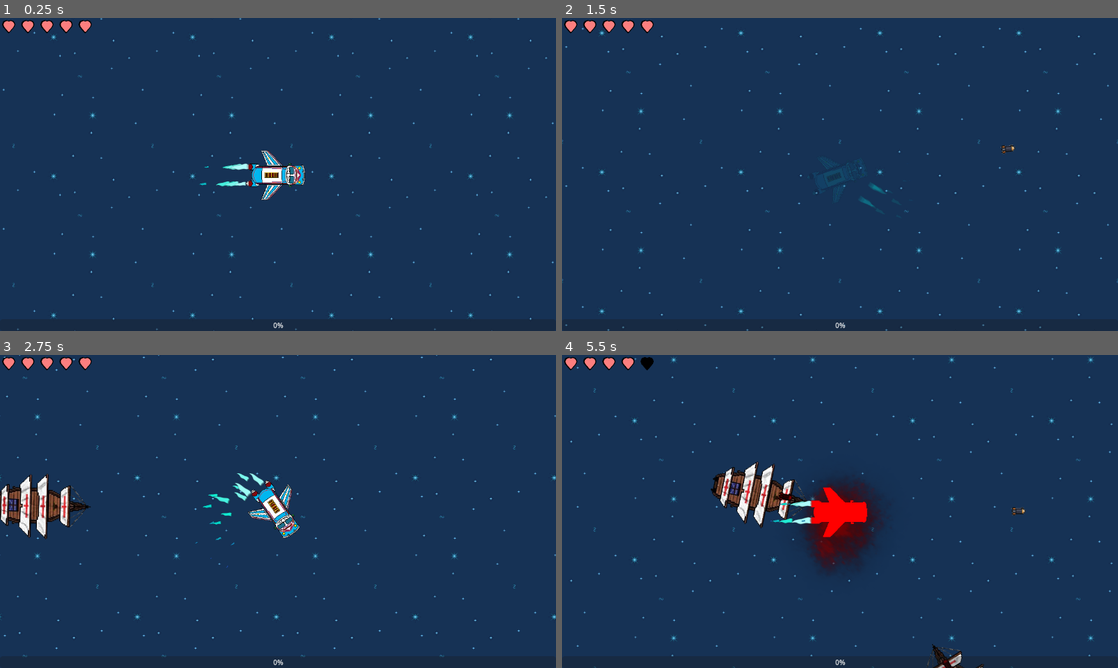
Above: before the commit, frames 1-4 (two rows, left to right).
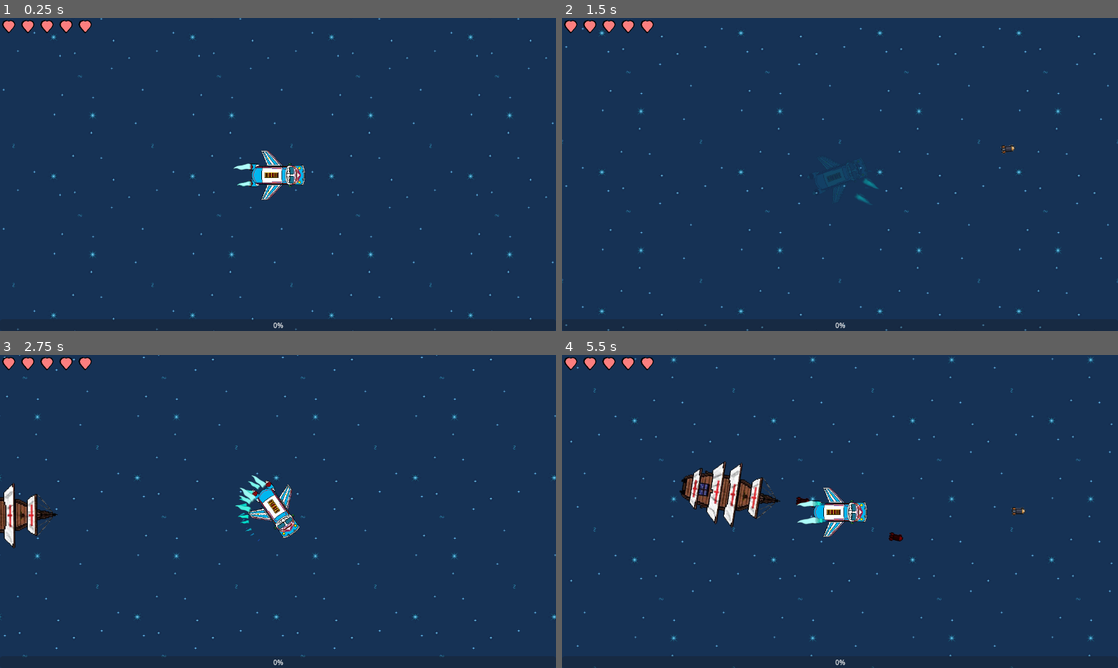
Above: after the commit, the same moments.

Repository: Ignawesome/neon-genesis-beto
Game: Godot game, scene res://escenas/mundo.tscn
Same seed, same stepped clock (60 frames per second), same inputs: the game is played once before the commit and once after it.
Inputs (mouse positions are in pixels of both pictures, inside the frame that each line leads up to):
- Up to frame 1 (0.25 s): no input
- Up to frame 2 (1.5 s): move the mouse to (962, 158) at 0.52 s; press the mouse at (962, 158) at 0.53 s; hold D (derecha) 0.53-1.28 s; move the mouse to (728, 190) at 1.27 s; release the mouse at (728, 190) at 1.28 s; hold S (abajo) from 1.28 s (still down); tap Space (esquivar) at 1.35 s
- Up to frame 3 (2.75 s): move the mouse to (333, 442) at 2.02 s; release S (abajo) at 2.03 s; hold D (derecha) from 2.03 s (still down); hold E (ulti) from 2.03 s (still down)
- Up to frame 4 (5.5 s): move the mouse to (812, 574) at 2.77 s; release D (derecha) at 2.78 s; release E (ulti) at 2.78 s; hold W (arriba) 2.78-3.53 s; click (812, 574) at 2.85 s; move the mouse to (1006, 558) at 3.52 s; hold Space (esquivar) 3.53-4.28 s; hold A (izquierda) 3.53-5.03 s; move the mouse to (673, 464) at 4.27 s; tap E (ulti) at 4.35 s; move the mouse to (867, 511) at 5.02 s; press the mouse at (867, 511) at 5.03 s; hold S (abajo) from 5.03 s (still down)

The runs differ from the first frame. In frame 1, 0.1% of the frame differs, in the area x 35-46%, y 46-54%; in frame 2, less than 0.1%; in frame 3, 2.4%; in frame 4, 6.1%, in the area x 14-76%, y 0-100%.

Commit message:
Implementar el sistema de oleadas y ajustar la configuración de enemigos. Agregue musica y las particulas de la nave ahora dependen de la velocidad

Diff:
--- a/default_bus_layout.tres
+++ b/default_bus_layout.tres
@@ -6,7 +6,7 @@
 bus/1/solo = false
 bus/1/mute = false
 bus/1/bypass_fx = false
-bus/1/volume_db = 0.0
+bus/1/volume_db = -5.625
 bus/1/send = &"Master"
 bus/2/name = &"SFX"
 bus/2/solo = false
--- a/escenas/enemigos/contenedor_enemigos.tscn
+++ b/escenas/enemigos/contenedor_enemigos.tscn
@@ -3,9 +3,11 @@
 [ext_resource type="Script" uid="uid://dx7l18jqwhsm" path="res://scripts/contenedor_enemigos.gd" id="1_kq2r1"]
 [ext_resource type="PackedScene" uid="uid://chdb6ur4yk4xe" path="res://escenas/enemigos/barco_ingles.tscn" id="2_j5340"]
 
-[node name="ContenedorEnemigos" type="Node2D" unique_id=1482795191]
+[node name="ContenedorEnemigos" type="Node2D" unique_id=1482795191 node_paths=PackedStringArray("timer_spawn_enemigo", "timer_tasa_enemigos")]
 script = ExtResource("1_kq2r1")
 enemigos = Array[PackedScene]([ExtResource("2_j5340")])
+timer_spawn_enemigo = NodePath("TimerSpawnEnemigo")
+timer_tasa_enemigos = NodePath("TimerTasaEnemigos")
 tiempo_aumento_enemigos = 60
 
 [node name="TimerSpawnEnemigo" type="Timer" parent="." unique_id=1207172667]
--- a/escenas/jugador/jugador.gd
+++ b/escenas/jugador/jugador.gd
@@ -11,7 +11,7 @@
 # ==============================================================================
 
 # Movimiento
-var velocidad_actual: float = 0.0 ## Velocidad horizontal/vertical basev
+var velocidad_actual: float = 0.0: set = al_cambiar_velocidad ## Velocidad horizontal/vertical basev
 var muriendo: bool = false
 
 @export var aceleración: float = 600.0
@@ -50,6 +50,8 @@
 @export var next_lvl_bar: ProgressBar
 @export var animation_player: AnimationPlayer
 
+@export var motor_1: CPUParticles2D
+@export var motor_2: CPUParticles2D
 
 # ==============================================================================
 # SISTEMA DE NIVELACIÓN Y ESTADÍSTICAS
@@ -316,3 +318,29 @@
 
 	# Aquí podrías rotar el sprite del misil para que apunte a la dirección
 	# nuevo_misil.rotation = direccion_de_disparo.angle()
+
+
+func al_cambiar_velocidad(nueva_velocidad: float) -> void:
+	if not is_node_ready():
+		await ready
+
+	velocidad_actual = nueva_velocidad
+
+	# Usamos clampf() por seguridad, para asegurar que la proporción NUNCA
+	# se pase de 1.0 o baje de 0.0, incluso si el colectivo recibe un empuje extra.
+	var proporcion: float = clampf(velocidad_actual / velocidad_maxima, 0.0, 1.0)
+
+	var min_velocity_at_max_speed := 160.0
+	var max_velocity_at_max_speed := 440.0
+
+	# Calculamos los valores usando lerp().
+	# Cuando proporcion es 0.0, devuelve 1.0. Cuando es 1.0, devuelve la velocidad máxima.
+	var calc_min = lerp(1.0, min_velocity_at_max_speed, proporcion)
+	var calc_max = lerp(1.0, max_velocity_at_max_speed, proporcion)
+
+	# Aplicamos los cálculos a los motores
+	motor_1.initial_velocity_min = calc_min
+	motor_1.initial_velocity_max = calc_max
+
+	motor_2.initial_velocity_min = calc_min
+	motor_2.initial_velocity_max = calc_max
--- a/escenas/jugador/jugador.tscn
+++ b/escenas/jugador/jugador.tscn
@@ -11,6 +11,7 @@
 [ext_resource type="Texture2D" uid="uid://gn7ay2yc1jv5" path="res://assets/particulas/fire_01.png" id="8_mnegl"]
 [ext_resource type="Script" uid="uid://bg6lns8xsld3m" path="res://escenas/jugador/iman.gd" id="9_mnegl"]
 [ext_resource type="Texture2D" uid="uid://crqo1kmpq7ro8" path="res://assets/particulas/flame_05.png" id="10_j2gbx"]
+[ext_resource type="Texture2D" uid="uid://c8pem7d287sd4" path="res://assets/particulas/circle_05.png" id="12_y8cwd"]
 
 [sub_resource type="CapsuleShape2D" id="CapsuleShape2D_opouk"]
 radius = 21.0
@@ -256,7 +257,7 @@
 offsets = PackedFloat32Array(0.0016611295, 0.5199336, 1)
 colors = PackedColorArray(0.7529412, 1, 1, 1, 0, 0.9184935, 0.8071811, 1, 0.13330114, 0.22413787, 0.63382185, 1)
 
-[node name="Jugador" type="CharacterBody2D" unique_id=1183311057 node_paths=PackedStringArray("sonido_disparo", "sonido_level_up", "sonido_dañado", "sonido_explosion", "collision_shape_2d", "timer_misil", "sprite_normal", "sprite_roto", "next_lvl_bar", "animation_player")]
+[node name="Jugador" type="CharacterBody2D" unique_id=1183311057 node_paths=PackedStringArray("sonido_disparo", "sonido_level_up", "sonido_dañado", "sonido_explosion", "collision_shape_2d", "timer_misil", "sprite_normal", "sprite_roto", "next_lvl_bar", "animation_player", "motor_1", "motor_2")]
 collision_mask = 28
 script = ExtResource("1_vquro")
 velocidad_de_giro = 5.0
@@ -274,6 +275,8 @@
 sprite_roto = NodePath("SpriteRoto")
 next_lvl_bar = NodePath("CanvasLayer/NextLvlBar")
 animation_player = NodePath("AnimationPlayer")
+motor_1 = NodePath("CPUParticles2D")
+motor_2 = NodePath("CPUParticles2D2")
 
 [node name="SpriteNormal" type="Sprite2D" parent="." unique_id=1079429370]
 texture_filter = 1
@@ -388,4 +391,11 @@
 grow_horizontal = 2
 grow_vertical = 0
 
+[node name="Sprite2D" type="Sprite2D" parent="." unique_id=2052600274]
+visible = false
+modulate = Color(1, 0.7607843, 0.4117647, 1)
+show_behind_parent = true
+scale = Vector2(0.63, 0.63)
+texture = ExtResource("12_y8cwd")
+
 [connection signal="area_entered" from="Iman" to="Iman" method="_on_area_entered"]
--- a/escenas/mundo.tscn
+++ b/escenas/mundo.tscn
@@ -2,11 +2,14 @@
 
 [ext_resource type="Script" uid="uid://cpo3lyut1s2y4" path="res://escenas/mundo.gd" id="1_4vydk"]
 [ext_resource type="PackedScene" uid="uid://j5rqe0nhurgb" path="res://escenas/jugador/jugador.tscn" id="1_cdbbl"]
+[ext_resource type="Script" uid="uid://ce8u76sb5a75s" path="res://escenas/oleada_manager.gd" id="2_jcqeh"]
 [ext_resource type="Shader" uid="uid://lhfrlec3beob" path="res://escenas/estrellas.gdshader" id="2_kpmgh"]
 [ext_resource type="Texture2D" uid="uid://mqg3cdjl46g4" path="res://assets/Background_Stars-0001.png" id="3_6r2j4"]
+[ext_resource type="PackedScene" uid="uid://chdb6ur4yk4xe" path="res://escenas/enemigos/barco_ingles.tscn" id="3_kckb2"]
 [ext_resource type="Texture2D" uid="uid://bpi74uh5lhie6" path="res://assets/Background_Space-0001.png" id="3_mb57o"]
 [ext_resource type="Texture2D" uid="uid://2te4fsbbudjd" path="res://assets/Background_Nebula-0002.png" id="4_jh10v"]
 [ext_resource type="PackedScene" uid="uid://tnju06m5ruxw" path="res://escenas/interfaz/ranura_corazon.tscn" id="4_v12yk"]
+[ext_resource type="AudioStream" uid="uid://ctn1rg55eutdd" path="res://assets/audio/musica/capitan-beto.wav" id="12_kckb2"]
 [ext_resource type="Script" uid="uid://bmtn1254p4yj5" path="res://escenas/capa_pausa.gd" id="15_ry7fl"]
 [ext_resource type="PackedScene" uid="uid://ct3ni84jfra4u" path="res://escenas/enemigos/contenedor_enemigos.tscn" id="16_5bxjq"]
 
@@ -51,8 +54,19 @@
 outline_size = 29
 outline_color = Color(0, 0, 0, 1)
 
+[sub_resource type="AudioStreamInteractive" id="AudioStreamInteractive_kckb2"]
+clip_count = 1
+clip_0/name = &"Capitan Beto"
+clip_0/stream = ExtResource("12_kckb2")
+clip_0/auto_advance = 0
+
 [node name="Mundo" type="Node" unique_id=213590412]
 script = ExtResource("1_4vydk")
+
+[node name="OleadaManager" type="Node" parent="." unique_id=1370247623 node_paths=PackedStringArray("contenedor")]
+script = ExtResource("2_jcqeh")
+contenedor = NodePath("../ContenedorEnemigos")
+barco_ingles = ExtResource("3_kckb2")
 
 [node name="FondoEscenario" type="Node2D" parent="." unique_id=1747902482]
 position = Vector2(0, 6)
@@ -192,3 +206,7 @@
 grow_vertical = 2
 text = "PAUSA"
 label_settings = SubResource("LabelSettings_kxf8l")
+
+[node name="AudioStreamPlayer" type="AudioStreamPlayer" parent="." unique_id=1462683061]
+stream = SubResource("AudioStreamInteractive_kckb2")
+autoplay = true
--- /dev/null
+++ b/escenas/oleada_manager.gd
@@ -0,0 +1,56 @@
+class_name OleadaManager
+extends Node
+
+@export var contenedor: ContenedorEnemigos
+
+# Cargás tus escenas acá en el Inspector
+@export var barco_ingles: PackedScene
+@export var bache_mutante: PackedScene
+
+# --- ESTRUCTURA DE LA OLEADA ---
+class DatosOleada:
+	var duracion: float
+	var pool_enemigos: Array[PackedScene]
+	var frecuencia_inicial: float
+
+	func _init(d: float, pool: Array[PackedScene], freq: float):
+		duracion = d
+		pool_enemigos = pool
+		frecuencia_inicial = freq
+
+var lista_oleadas: Array[DatosOleada] = []
+var indice_actual: int = 0
+var timer_oleada := Timer.new()
+
+func _ready() -> void:
+	add_child(timer_oleada)
+	timer_oleada.one_shot = true
+	timer_oleada.timeout.connect(siguiente_oleada)
+
+	# DISEÑO DE NIVELES:
+	# Parámetros: (Duración en segs, [Array de Enemigos permitidos], Tasa de spawn inicial)
+	lista_oleadas.append(DatosOleada.new(30.0, [barco_ingles], 2.5))
+	lista_oleadas.append(DatosOleada.new(45.0, [barco_ingles], 2.0))
+	lista_oleadas.append(DatosOleada.new(60.0, [barco_ingles], 1.0)) # Oleada final hardcore
+
+	iniciar_oleada(0)
+
+func iniciar_oleada(indice: int) -> void:
+	if indice >= lista_oleadas.size():
+		contenedor.detener_spawns()
+		print("¡GANASTE!")
+		return
+
+	indice_actual = indice
+	var oleada = lista_oleadas[indice_actual]
+
+	print("--- INICIANDO OLEADA ", indice_actual + 1, " ---")
+
+	# Le pasamos la pelota al contenedor para que haga su magia
+	contenedor.configurar_y_arrancar(oleada.pool_enemigos, oleada.frecuencia_inicial)
+
+	# Arrancamos el reloj para la próxima oleada
+	timer_oleada.start(oleada.duracion)
+
+func siguiente_oleada() -> void:
+	iniciar_oleada(indice_actual + 1)
--- a/scripts/contenedor_enemigos.gd
+++ b/scripts/contenedor_enemigos.gd
@@ -3,17 +3,38 @@
 
 @export var enemigos: Array[PackedScene]
 
-@onready var timer_spawn_enemigo: Timer = $TimerSpawnEnemigo
-@onready var timer_tasa_enemigos: Timer = $TimerTasaEnemigos
+@export var timer_spawn_enemigo: Timer
+@export var timer_tasa_enemigos: Timer
 
 @export var b_aumentar_frecuencia_enemigos := true
 @export var tiempo_aumento_enemigos := 5
+@export var tiempo_entre_enemigos := 3.0
 
-@export var tiempo_entre_enemigos := 3.0
 
 func _ready() -> void:
 	timer_spawn_enemigo.timeout.connect(spawnear_enemigo)
-	empezar_spawnear_enemigos(tiempo_aumento_enemigos)
+	timer_tasa_enemigos.timeout.connect(aumentar_frecuencia_enemigos)
+
+
+# --- FUNCIONES PARA EL MANAGER DE OLEADA ---
+
+func configurar_y_arrancar(nuevos_enemigos: Array[PackedScene], tasa_inicial: float):
+	# Actualizamos los datos para la nueva oleada
+	enemigos = nuevos_enemigos
+	tiempo_entre_enemigos = tasa_inicial
+
+	# Reiniciamos los timers
+	timer_spawn_enemigo.wait_time = tiempo_entre_enemigos
+	timer_spawn_enemigo.start()
+
+	timer_tasa_enemigos.start(tiempo_aumento_enemigos)
+	print("Arrancó nueva oleada. Tasa inicial: ", tasa_inicial)
+
+
+func detener_spawns():
+	timer_spawn_enemigo.stop()
+	timer_tasa_enemigos.stop()
+
 
 func empezar_spawnear_enemigos(durante: float):
 	timer_tasa_enemigos.start(durante)
Not shown, added: escenas/oleada_manager.gd.uid
Not shown, added: assets/audio/musica/capitan-beto.wav
